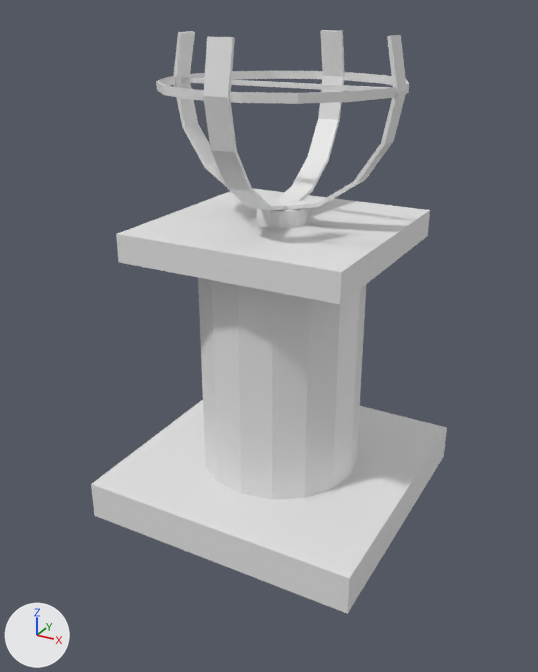
A saved change to the Blender file Assets/Models/Sundial.blend.
Both versions are drawn from a camera (50 mm lens) standing at (1.0, -1.896, 1.494) and looking at (-0.013, -0.054, 0.573). The lights are fixed; the arrows at lower left show +X, +Y and +Z.

Objects in the first picture: 'Sundial base', 'Sundial top'.
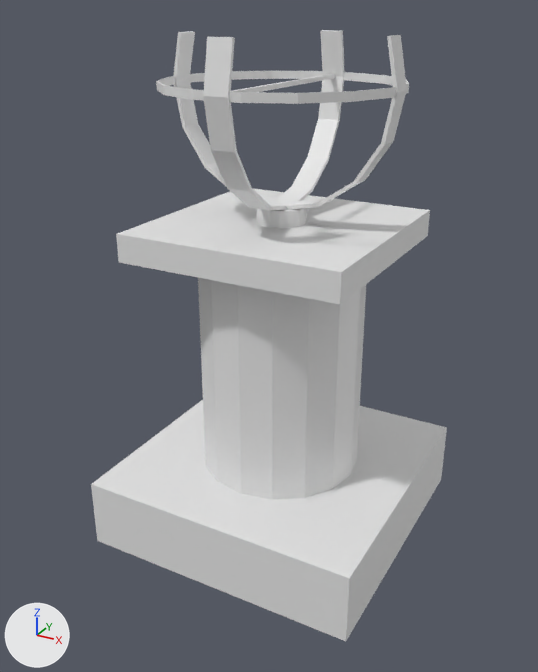
Patch to the scene script:
```diff
--- a/Assets/Models/Sundial.blend.py
+++ b/Assets/Models/Sundial.blend.py
@@ me_sundial_top @@
 me_sundial_top.from_pydata(...)  # 160 vertices, 154 faces; spans x -0.341..0.341, y -0.341..0.341, z -0.341..0.131
 # used by ob_sundial_top; location = (0.0, 0.0, 1.303)
+# me_sundial_top part 1: the whole mesh is turned 90 degrees about the z axis through its middle
 me_sundial_top.materials.append(mat_colour_palette___desaturated_png)
@@ me_sundial_base @@
 me_sundial_base.from_pydata(...)  # 80 vertices, 45 faces; spans x -0.441..0.441, y -0.441..0.441, z 0.0..0.971
 # used by ob_sundial_base; location = (0.0, 0.0, 0.0)
 # before: 0 (-0.441, -0.441, 0.0) at pixel (94, 515), 2 (-0.441, 0.441, 0.0), 4 (0.441, -0.441, 0.0) at pixel (347, 613), 6 (0.441, 0.441, 0.0) at pixel (443, 456)
+# me_sundial_base part 2
+for i in [0, 2, 4, 6]: me_sundial_base.vertices[i].co += Vector((0.0, 0.0, -0.1))
 me_sundial_base.materials.append(mat_colour_palette___desaturated_png)
```

Pixel boxes (x1, y1, x2, y2) of what changed, in the pictures (538 x 672 px; the box of a moved part takes in the faces that stretch with it):
'Sundial base', reshaped (6% taller)
    before: (91, 188, 447, 614)
    after: (91, 188, 447, 641)
part 1 of me_sundial_top, moved or reshaped
    both: (179, 73, 393, 208)
part 2 of me_sundial_base, moved or reshaped
    before: (91, 428, 447, 614)
    after: (91, 428, 447, 641)
